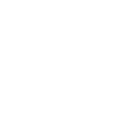
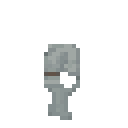
Revision of a layered 128px x 128px image; what changed, layer by layer:
added layer "Layer 6" above "Layer 4" over [44, 44, 80, 120]
